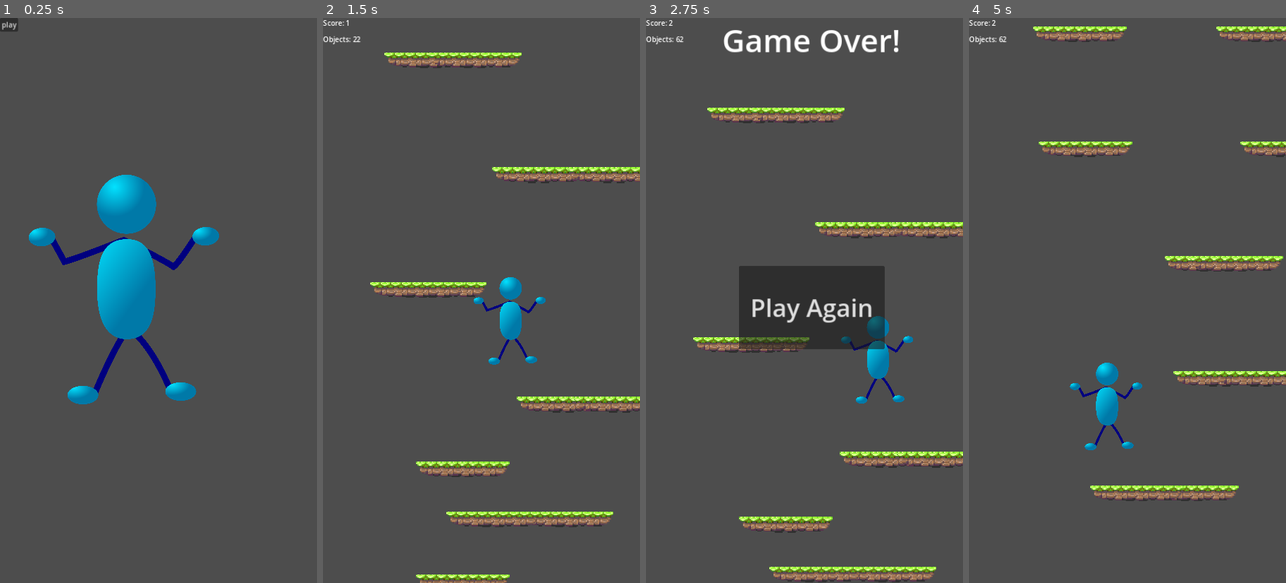
Above: before the commit, frames 1-4 (left to right).
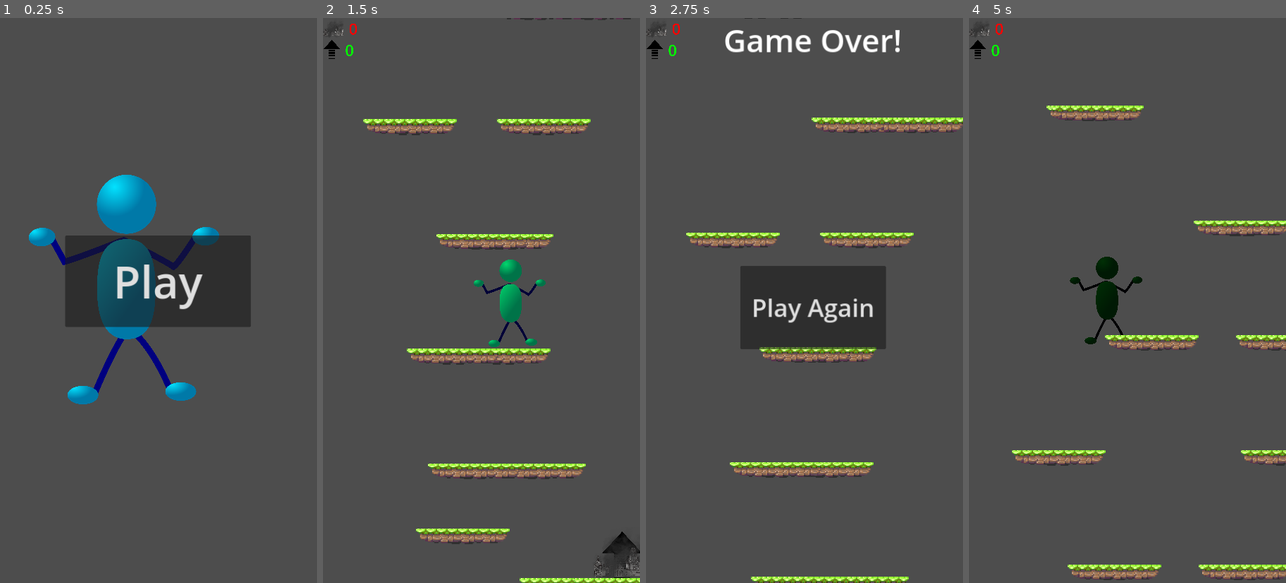
Above: after the commit, the same moments.

Repository: Cashigtro/Enviroment-Up
Game: Godot game, scene res://scenes/menu.tscn
The game is run twice, just before and just after one commit, with the same random seed, the same clock (stepped at 60 frames per second) and the same inputs. Sound files missing from this copy of the repository are replaced by a short silence.
Inputs:
- Up to frame 1 (0.25 s): no input
- Up to frame 2 (1.5 s): click "play" (after the commit: "Play") at 0.5 s; hold D (right) from 1.28 s (still down)
- Up to frame 3 (2.75 s): keep holding D (right)
- Up to frame 4 (5 s): release D (right) at 2.75 s; click "Play Again" at 2.75 s; hold A (left) 3.53-4.28 s; hold D (right) from 4.28 s (still down)

The runs differ from the first frame. In frame 1, 9.5% of the frame differs, in the area x 0-80%, y 0-55%; in frame 2, 13%, in the area x 0-100%, y 0-100%; in frame 3, 12%; in frame 4, 11%.

Commit message:
added song and score to be based on type

Diff:
--- a/project.godot
+++ b/project.godot
@@ -14,6 +14,10 @@
 run/main_scene="res://scenes/menu.tscn"
 config/features=PackedStringArray("4.1", "Forward Plus")
 config/icon="res://icon.svg"
+
+[autoload]
+
+global="*res://scripts/global.gd"
 
 [display]
 
--- /dev/null
+++ b/scenes/launcher.tscn
@@ -0,0 +1,20 @@
+[gd_scene load_steps=4 format=3 uid="uid://bhmy117g8y5t2"]
+
+[ext_resource type="Script" path="res://scripts/launcher.gd" id="1_57fni"]
+[ext_resource type="Texture2D" uid="uid://0jukf5385cgu" path="res://assets/images/arrow.png" id="1_rgksa"]
+
+[sub_resource type="RectangleShape2D" id="RectangleShape2D_ssfl7"]
+size = Vector2(97, 114)
+
+[node name="launcher" type="Area2D"]
+script = ExtResource("1_57fni")
+
+[node name="CollisionShape2D" type="CollisionShape2D" parent="."]
+position = Vector2(0.5, 1)
+shape = SubResource("RectangleShape2D_ssfl7")
+
+[node name="Sprite2D" type="Sprite2D" parent="."]
+scale = Vector2(0.0437593, 0.0437593)
+texture = ExtResource("1_rgksa")
+
+[connection signal="body_entered" from="." to="." method="_on_body_entered"]
--- a/scenes/main.tscn
+++ b/scenes/main.tscn
@@ -1,11 +1,14 @@
-[gd_scene load_steps=9 format=3 uid="uid://cw31mc8rmgi4g"]
+[gd_scene load_steps=15 format=3 uid="uid://cw31mc8rmgi4g"]
 
 [ext_resource type="Script" path="res://scripts/main.gd" id="1_7tk1n"]
 [ext_resource type="PackedScene" uid="uid://cx068j6jtr15a" path="res://scenes/player.tscn" id="2_8b0qv"]
 [ext_resource type="PackedScene" uid="uid://d2h7ojqlk1xv0" path="res://scenes/game_over.tscn" id="2_qvirj"]
+[ext_resource type="Texture2D" uid="uid://c6fb72wwvk1kl" path="res://assets/images/pollution.png" id="3_6d3k8"]
 [ext_resource type="PackedScene" uid="uid://cycpjc1x4aegn" path="res://scenes/platform.tscn" id="3_atn6h"]
 [ext_resource type="Script" path="res://scripts/platforms.gd" id="3_qloub"]
+[ext_resource type="Texture2D" uid="uid://0jukf5385cgu" path="res://assets/images/arrow.png" id="4_2a8c4"]
 [ext_resource type="Script" path="res://scripts/camera.gd" id="6_l30ci"]
+[ext_resource type="AudioStream" uid="uid://bu68b7q3wgfll" path="res://assets/audio/Soft Hearted.mp3" id="7_yp2rr"]
 
 [sub_resource type="Animation" id="Animation_kbpsq"]
 resource_name = "in"
@@ -28,6 +31,42 @@
 "in": SubResource("Animation_kbpsq")
 }
 
+[sub_resource type="Animation" id="Animation_htsha"]
+resource_name = "move"
+tracks/0/type = "value"
+tracks/0/imported = false
+tracks/0/enabled = true
+tracks/0/path = NodePath("../../player:position")
+tracks/0/interp = 1
+tracks/0/loop_wrap = true
+tracks/0/keys = {
+"times": PackedFloat32Array(0, 1),
+"transitions": PackedFloat32Array(0.2, 1),
+"update": 0,
+"values": [Vector2(334, 581), Vector2(334, -126)]
+}
+
+[sub_resource type="Animation" id="Animation_2wdb2"]
+resource_name = "shrink"
+tracks/0/type = "value"
+tracks/0/imported = false
+tracks/0/enabled = true
+tracks/0/path = NodePath("../../player:scale")
+tracks/0/interp = 1
+tracks/0/loop_wrap = true
+tracks/0/keys = {
+"times": PackedFloat32Array(0, 1),
+"transitions": PackedFloat32Array(0.2, 1),
+"update": 0,
+"values": [Vector2(1, 1), Vector2(0, 0)]
+}
+
+[sub_resource type="AnimationLibrary" id="AnimationLibrary_fthoa"]
+_data = {
+"move": SubResource("Animation_htsha"),
+"shrink": SubResource("Animation_2wdb2")
+}
+
 [node name="main" type="Node2D"]
 script = ExtResource("1_7tk1n")
 
@@ -35,11 +74,13 @@
 process_mode = 3
 
 [node name="score" type="Label" parent="ui"]
+visible = false
 offset_right = 40.0
 offset_bottom = 23.0
 text = "Score: 0"
 
 [node name="objects" type="Label" parent="ui"]
+visible = false
 offset_top = 37.0
 offset_right = 40.0
 offset_bottom = 63.0
@@ -47,7 +88,8 @@
 
 [node name="game_over" parent="ui" instance=ExtResource("2_qvirj")]
 visible = false
-offset_right = 0.00012207
+offset_left = 720.0
+offset_right = 720.0
 
 [node name="anim" type="Control" parent="ui"]
 layout_mode = 3
@@ -58,6 +100,57 @@
 libraries = {
 "": SubResource("AnimationLibrary_g7p3j")
 }
+
+[node name="player_move_away" type="AnimationPlayer" parent="ui/anim"]
+libraries = {
+"": SubResource("AnimationLibrary_fthoa")
+}
+
+[node name="scores" type="Control" parent="ui"]
+layout_mode = 3
+anchors_preset = 0
+offset_right = 40.0
+offset_bottom = 40.0
+
+[node name="score_containers" type="VBoxContainer" parent="ui/scores"]
+layout_mode = 0
+offset_right = 40.0
+offset_bottom = 40.0
+scale = Vector2(0.122202, 0.122202)
+
+[node name="pollution" type="HSplitContainer" parent="ui/scores/score_containers"]
+layout_mode = 2
+
+[node name="pollution" type="TextureRect" parent="ui/scores/score_containers/pollution"]
+layout_mode = 2
+texture = ExtResource("3_6d3k8")
+expand_mode = 2
+
+[node name="label" type="Label" parent="ui/scores/score_containers/pollution"]
+layout_mode = 2
+theme_override_colors/font_color = Color(1, 0, 0, 1)
+theme_override_font_sizes/font_size = 286
+text = "amount"
+
+[node name="arrow" type="HSplitContainer" parent="ui/scores/score_containers"]
+layout_mode = 2
+
+[node name="arrow" type="TextureRect" parent="ui/scores/score_containers/arrow"]
+layout_mode = 2
+texture = ExtResource("4_2a8c4")
+expand_mode = 3
+
+[node name="label" type="Label" parent="ui/scores/score_containers/arrow"]
+layout_mode = 2
+theme_override_colors/font_color = Color(0, 1, 0, 1)
+theme_override_font_sizes/font_size = 286
+text = "amount"
+
+[node name="music" type="AudioStreamPlayer2D" parent="."]
+process_mode = 3
+stream = ExtResource("7_yp2rr")
+autoplay = true
+max_distance = 3.45345e+16
 
 [node name="player" parent="." instance=ExtResource("2_8b0qv")]
 position = Vector2(334, 581)
@@ -78,4 +171,8 @@
 position = Vector2(352, 661)
 script = ExtResource("6_l30ci")
 
+[node name="deletion_timer" type="Timer" parent="."]
+wait_time = 1.523
+autostart = true
+
 [connection signal="play_button_pressed" from="ui/game_over" to="." method="_on_game_over_play_button_pressed"]
--- a/scenes/menu.tscn
+++ b/scenes/menu.tscn
@@ -62,11 +62,12 @@
 
 [node name="player" type="TextureRect" parent="."]
 layout_mode = 0
-offset_left = -1208.0
+offset_left = -650.635
 offset_top = -585.0
-offset_right = 787.86
+offset_right = 1345.23
 offset_bottom = 1815.0
-scale = Vector2(0.216792, 0.216792)
+rotation = 0.260824
+scale = Vector2(0.326589, 0.326589)
 pivot_offset = Vector2(992, 1200)
 texture = ExtResource("1_xgpvo")
 
@@ -81,8 +82,24 @@
 autoplay = true
 max_distance = 4.34525e+13
 
-[node name="my_button" parent="." instance=ExtResource("3_18pj2")]
-layout_mode = 0
-text = "play"
+[node name="VBoxContainer" type="VBoxContainer" parent="."]
+layout_mode = 1
+anchors_preset = 8
+anchor_left = 0.5
+anchor_top = 0.5
+anchor_right = 0.5
+anchor_bottom = 0.5
+offset_left = -212.0
+offset_top = -147.0
+offset_right = 210.0
+offset_bottom = 60.0
+grow_horizontal = 2
+grow_vertical = 2
 
-[connection signal="button_up" from="my_button" to="." method="_on_my_button_button_up"]
+[node name="my_button" parent="VBoxContainer" instance=ExtResource("3_18pj2")]
+layout_mode = 2
+size_flags_vertical = 3
+theme_override_font_sizes/font_size = 101
+text = "Play"
+
+[connection signal="button_up" from="VBoxContainer/my_button" to="." method="_on_my_button_button_up"]
--- a/scenes/player.tscn
+++ b/scenes/player.tscn
@@ -1,7 +1,8 @@
-[gd_scene load_steps=4 format=3 uid="uid://cx068j6jtr15a"]
+[gd_scene load_steps=5 format=3 uid="uid://cx068j6jtr15a"]
 
 [ext_resource type="Script" path="res://scripts/player.gd" id="1_11enx"]
 [ext_resource type="Texture2D" uid="uid://c33h1auqowl13" path="res://player.png" id="1_kejn0"]
+[ext_resource type="AudioStream" uid="uid://d3umhigb05bhu" path="res://assets/audio/jump.mp3" id="3_s01qn"]
 
 [sub_resource type="RectangleShape2D" id="RectangleShape2D_ucyag"]
 size = Vector2(111, 20)
@@ -10,6 +11,7 @@
 script = ExtResource("1_11enx")
 
 [node name="sprite" type="Sprite2D" parent="."]
+modulate = Color(0.537255, 1, 1, 1)
 scale = Vector2(0.082721, 0.082721)
 texture = ExtResource("1_kejn0")
 
@@ -35,3 +37,7 @@
 shape = SubResource("RectangleShape2D_ucyag")
 
 [node name="visable" type="VisibleOnScreenNotifier2D" parent="."]
+
+[node name="jump_sound" type="AudioStreamPlayer2D" parent="."]
+stream = ExtResource("3_s01qn")
+volume_db = 5.0
--- /dev/null
+++ b/scenes/pollution.tscn
@@ -0,0 +1,20 @@
+[gd_scene load_steps=4 format=3 uid="uid://berht3dx21dmf"]
+
+[ext_resource type="Script" path="res://scripts/pollution.gd" id="1_gl2ju"]
+[ext_resource type="Texture2D" uid="uid://c6fb72wwvk1kl" path="res://assets/images/pollution.png" id="2_l4kv1"]
+
+[sub_resource type="RectangleShape2D" id="RectangleShape2D_ssfl7"]
+size = Vector2(97, 114)
+
+[node name="launcher" type="Area2D"]
+script = ExtResource("1_gl2ju")
+
+[node name="CollisionShape2D" type="CollisionShape2D" parent="."]
+position = Vector2(0.5, 1)
+shape = SubResource("RectangleShape2D_ssfl7")
+
+[node name="Sprite2D" type="Sprite2D" parent="."]
+scale = Vector2(0.0916248, 0.0916248)
+texture = ExtResource("2_l4kv1")
+
+[connection signal="body_entered" from="." to="." method="_on_body_entered"]
--- /dev/null
+++ b/scripts/global.gd
@@ -0,0 +1,5 @@
+extends Node
+
+var score = 0
+var pollution_score = 0
+var arrow_score = 0
--- /dev/null
+++ b/scripts/launcher.gd
@@ -0,0 +1,7 @@
+extends Area2D
+
+func _on_body_entered(body):
+	if body.name == "player":
+		body.velocity.y = -2200
+		global.score += 3
+		global.arrow_score += 1
--- a/scripts/main.gd
+++ b/scripts/main.gd
@@ -9,11 +9,21 @@
 @onready var platforms = $platforms
 @onready var objects_label = $ui/objects
 var timer_done = false
+@onready var score_label = $ui/score
+var tween
+@onready var player_move_away = $ui/anim/player_move_away
+@onready var pollution_label = $ui/scores/score_containers/pollution/label
+@onready var arrow_label = $ui/scores/score_containers/arrow/label
+
 
 func _ready():
 	get_tree().create_timer(1).timeout.connect(
 		func timout():
 			timer_done = true
+	)
+	$music.finished.connect(
+		func play_again():
+			$music.play()
 	)
 
 func _process(delta):
@@ -21,31 +31,36 @@
 		get_tree().reload_current_scene()
 	if player_on_screen.is_on_screen() == false and timer_done and player.global_position.y > camera.global_position.y:
 		game_over()
-
-
-
-#	for child in platforms.get_children():
-#		if child.get_child(3).is_on_screen() == false:
-#			child.queue_free()
-#			await get_tree().create_timer(1)
+	if global.score < 0:
+		game_over()
+	score_label.text = "Score: {}".format([global.score], "{}")
+	arrow_label.text = " " + str(global.arrow_score)
+	pollution_label.text = " " + str(global.pollution_score)
 
 	objects_label.text = "Objects: {}".format([platforms.get_child_count()], "{}")
 
+func reset_scores():
+	global.score = 0
+	global.arrow_score = 0
+	global.pollution_score = 0
+
 func game_over():
+
 	print("ASDAS")
+
 	game_over_screen.visible = true
 	game_over_anim_player.play("in")
-	var tween = create_tween().set_parallel(true)
-	tween.tween_property(player, "position", camera.position, 1)
-	await tween.finished
+	player_move_away.play("shrink")
+#	tween = create_tween().set_parallel(true)
+#	tween.tween_property(player, "position", camera.position, 1)
+#	await tween.finished
 	get_tree().paused = true
 	await game_over_anim_player.animation_finished
 
 
-
-
-
 func _on_game_over_play_button_pressed():
 	get_tree().paused = false
+	reset_scores()
+#	tween.kill()
 	game_over_screen.visible = false
 	get_tree().reload_current_scene()
--- a/scripts/platform.gd
+++ b/scripts/platform.gd
@@ -1,9 +1,16 @@
 extends StaticBody2D
-
-
-# Called when the node enters the scene tree for the first time.
-func _ready():
-	pass # Replace with function body.
-
-
-# Called every frame. 'delta' is the elapsed time since the previous frame.
+#@onready var visible_ = $visible
+#
+#var can_be_deleted = false
+## Called when the node enters the scene tree for the first time.
+#func _ready():
+#	get_tree().create_timer(2).timeout.connect(
+#		func change():
+#			can_be_deleted = true
+#	)
+#
+#
+## Called every frame. 'delta' is the elapsed time since the previous frame.
+#func _process(delta):
+#	if can_be_deleted and visible_.is_on_screen() == false:
+#		queue_free()
--- a/scripts/platforms.gd
+++ b/scripts/platforms.gd
@@ -2,6 +2,8 @@
 
 @onready var platforms = $"."
 @onready var platform = preload("res://scenes/platform.tscn")
+@onready var launcher = preload("res://scenes/launcher.tscn")
+@onready var pollution = preload("res://scenes/pollution.tscn")
 @onready var player = $"../player"
 
 var width = ProjectSettings.get_setting("display/window/size/viewport_width")
@@ -15,13 +17,18 @@
 @export var platform_x_amount = 2
 @export var spawn_per_timer = 10
 var prev_platform_seperation = 0
+@onready var deletion_timer = $"../deletion_timer"
 
+
+var instantiated_objects = []
 
 func _ready():
 	spawn_platform()
 	timer.timeout.connect(spawn_platform)
 
+
 func spawn_platform():
+
 	for e in range(spawn_per_timer):
 		for i in range(platform_x_amount):
 			spawn_location = Vector2i(
@@ -31,10 +38,25 @@
 			)
 			var p = platform.instantiate()
 			p.position = spawn_location
+			if randi_range(0,15) == 15:
+				var l = launcher.instantiate()
+				l.position = Vector2(p.position.x+100, p.position.y-60)
+				platforms.add_child(l)
+				instantiated_objects.append(l)
+			if randi_range(0,15) == 15:
+				var pol = pollution.instantiate()
+				pol.position = Vector2(p.position.x+100, p.position.y-60)
+				platforms.add_child(pol)
+				instantiated_objects.append(pol)
 			platforms.add_child(p)
+			instantiated_objects.append(p)
 
 
 		prev_platform_seperation -= platform_y_seperation
+
+
+
+
 
 #func spawn_platform():
 #
--- a/scripts/player.gd
+++ b/scripts/player.gd
@@ -3,17 +3,29 @@
 
 const SPEED = 450.0
 const JUMP_VELOCITY = -800.0
+@onready var sprite = $sprite
 
 # Get the gravity from the project settings to be synced with RigidBody nodes.
 @onready var feet_loc = $feet_loc
 @onready var score_label = $"../ui/score"
-var score = 0
+
+@onready var jump_sound = $jump_sound
 
 #var gravity = ProjectSettings.get_setting("physics/2d/default_gravity")
 var gravity = 1240
 @onready var ray = $RayCast2D
 var collider
 #collider.get_child(2).disabled
+
+func _ready():
+	print(sprite.self_modulate)
+	sprite.self_modulate = Color(
+		randf_range(0,1),
+		randf_range(0,1),
+		randf_range(0,1),
+		1
+		)
+
 
 func _physics_process(delta):
 	# Add the gravity.
@@ -23,8 +35,11 @@
 	# Handle Jump.
 	if is_on_floor():
 		velocity.y = JUMP_VELOCITY
-		score += 1
-		score_label.text = "Score: {}".format([score], "{}")
+		global.score += 1
+
+		jump_sound.pitch_scale = randf_range(0.9,1.2)
+		jump_sound.play()
+
 
 	# Get the input direction and handle the movement/deceleration.
 	# As good practice, you should replace UI actions with custom gameplay actions.
--- /dev/null
+++ b/scripts/pollution.gd
@@ -0,0 +1,7 @@
+extends Area2D
+
+func _on_body_entered(body):
+	if body.name == "player":
+		body.velocity.y = 460
+		global.score -= 6
+		global.pollution_score += 1
Not shown, added: assets/audio/Soft Hearted.mp3.import
Not shown, added: assets/audio/jump.mp3.import
Binary file added: assets/images/arrow.png
Not shown, added: assets/images/arrow.png.import
Binary file added: assets/images/pollution.png
Not shown, added: assets/images/pollution.png.import
Not shown, added: assets/audio/Soft Hearted.mp3
Not shown, added: assets/audio/jump.mp3
